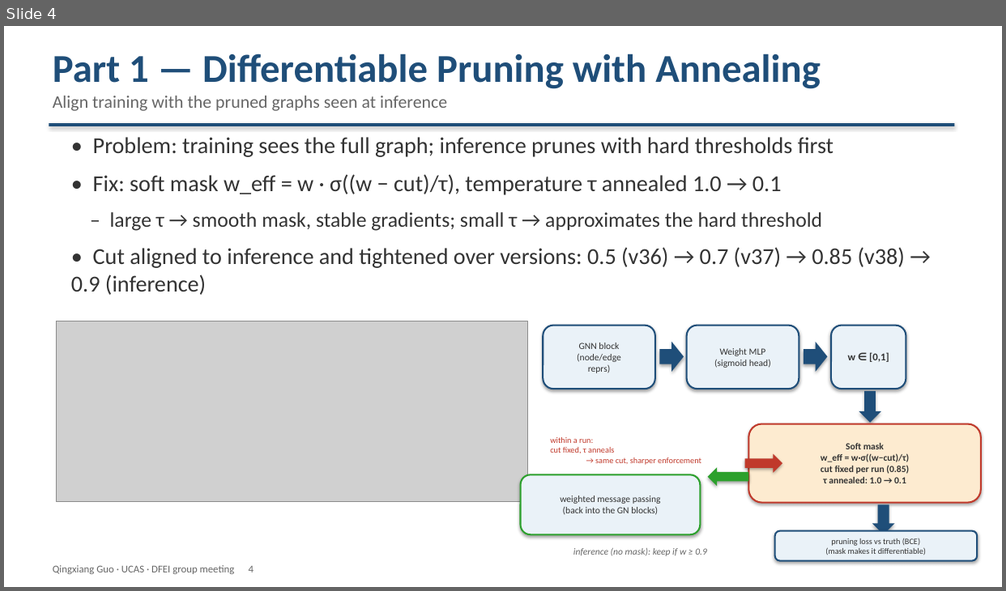
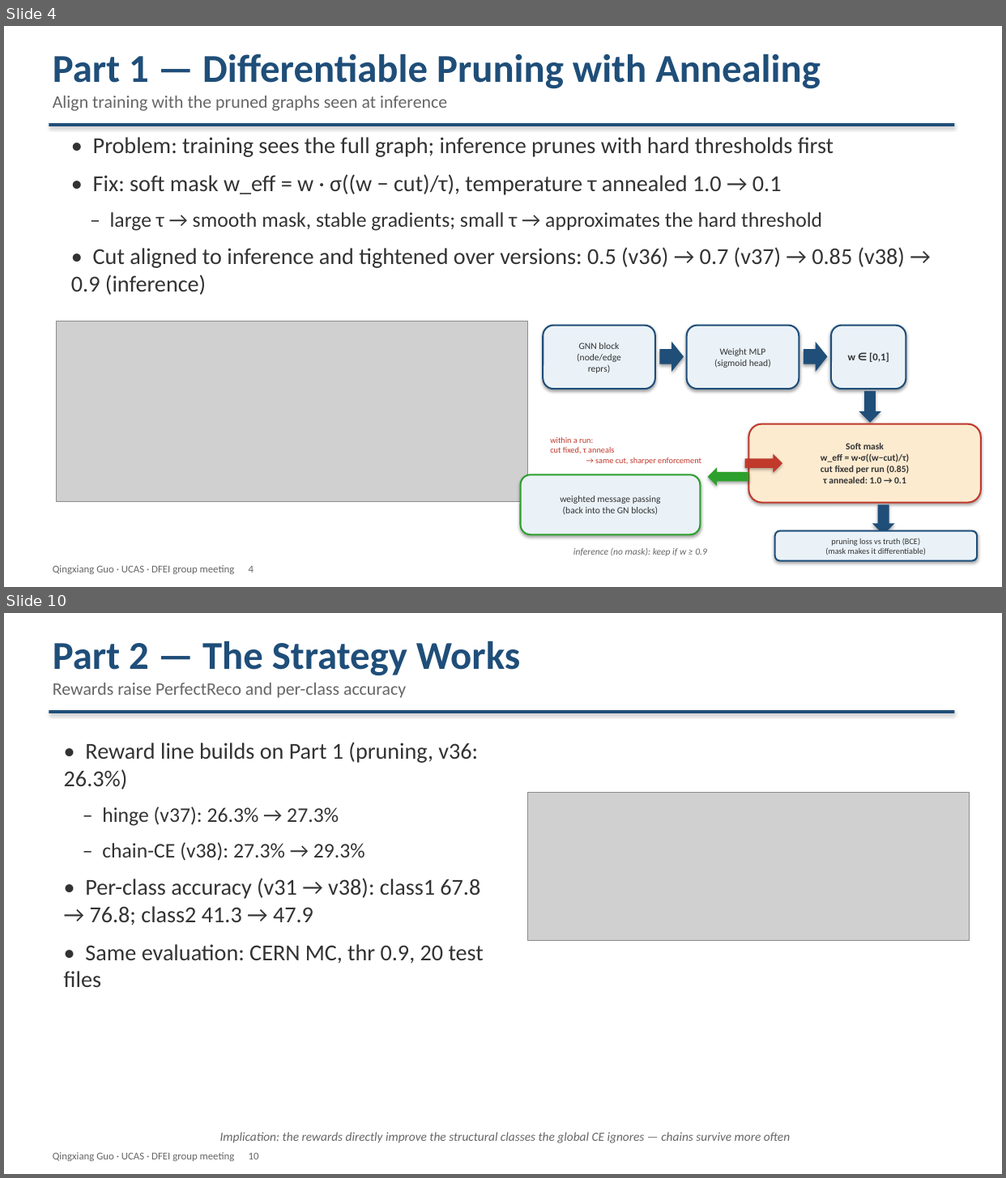
Before and after one commit to Aniedrew/dfei_ift, a slide deck: meeting_figs/DFEI_progress_20260902_EN.pptx. Shown one above the other, each under a label of ours: slide 4 before the commit, slides 4 and 10 after it; the slides between them are not shown. The pictures are 1006x591 and 1006x1178 pixels, drawn with LibreOffice and Linux fonts; fonts in the diff are those of the drawing; grey boxes stand for pictures. Boxes give left, top, right and bottom in pixels: in the first picture for what was removed or moved away, otherwise in the second. Text is boxed around its words. In the diff, an @@ line names an element or a change of style, - is before the commit and + after.

Commit message:
docs: split part 1 into pruning + rewarding; clarify later parts with plots
- Part 1 = Differentiable Pruning with Annealing; Part 2 = Rewarding the Chain
- "Why Chains Die" moved to the start of Part 2 (imbalance, one misclassified edge),
  then root cause (dilution), then hinge (v37), chain-CE (v38)
- New S10 "The Strategy Works": PerfectReco per version + per-class accuracy
  before/after the rewards (v31 -> v38)
- Later parts now figure-backed: head zoo (S11), mass ROC with caption (S12),
  struct/mom tree schematic (S13), probe R2 chart (S14), v48 gradient-balance
  chart (S15); Parts renumbered to 5, deck is 17 pages

```diff
--- a/meeting_figs/DFEI_progress_20260902_EN.pptx
+++ b/meeting_figs/DFEI_progress_20260902_EN.pptx
@@ slide 10 added at (x1=4, y1=613, x2=1002, y2=1174), background #FFFFFF @@
@@ text added at (x1=53, y1=641, x2=520, y2=698), 17 pt, text #666666 @@
+Part 2 — The Strategy Works
+Rewards raise PerfectReco and per-class accuracy
@@ rectangle added at (x1=49, y1=710, x2=955, y2=713), fill #1F4E79 @@
@@ text added at (x1=64, y1=742, x2=484, y2=987), 22 pt, text #333333 @@
+• Reward line builds on Part 1 (pruning, v36: 26.3%)
+– hinge (v37): 26.3% → 27.3%
+– chain-CE (v38): 27.3% → 29.3%
+• Per-class accuracy (v31 → v38): class1 67.8 → 76.8; class2 41.3 → 47.9
+• Same evaluation: CERN MC, thr 0.9, 20 test files
@@ picture added at (x1=528, y1=793, x2=970, y2=941) @@
@@ text added at (x1=220, y1=1132, x2=790, y2=1144), 12 pt, text #666666, italic @@
+Implication: the rewards directly improve the structural classes the global CE ignores — chains survive more often
@@ text added at (x1=53, y1=1152, x2=259, y2=1161), 10 pt, text #666666 @@
+Qingxiang Guo · UCAS · DFEI group meeting 10
```
Also in this commit, not shown: 13 slides changed, 7 other files.
